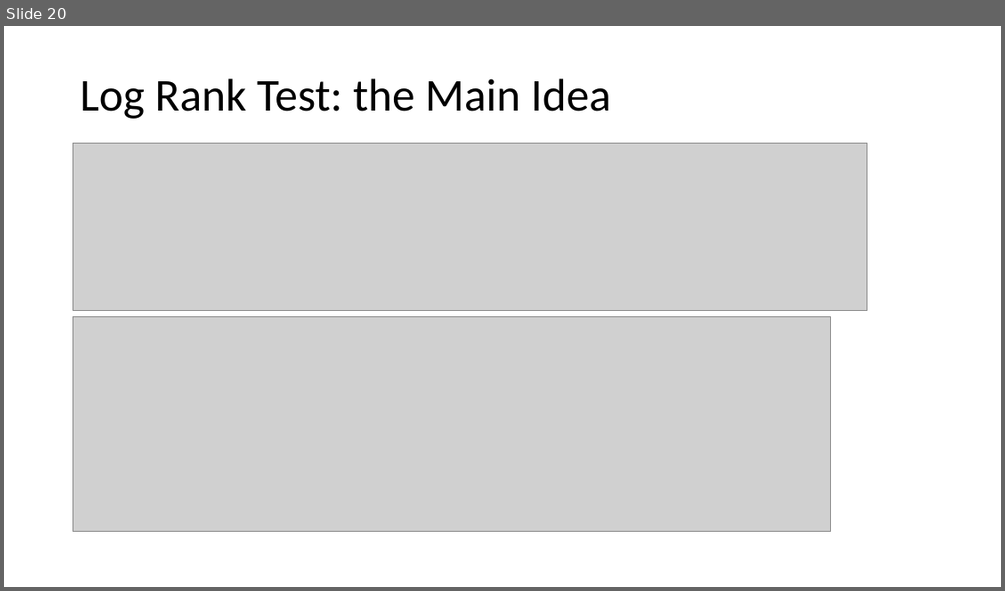
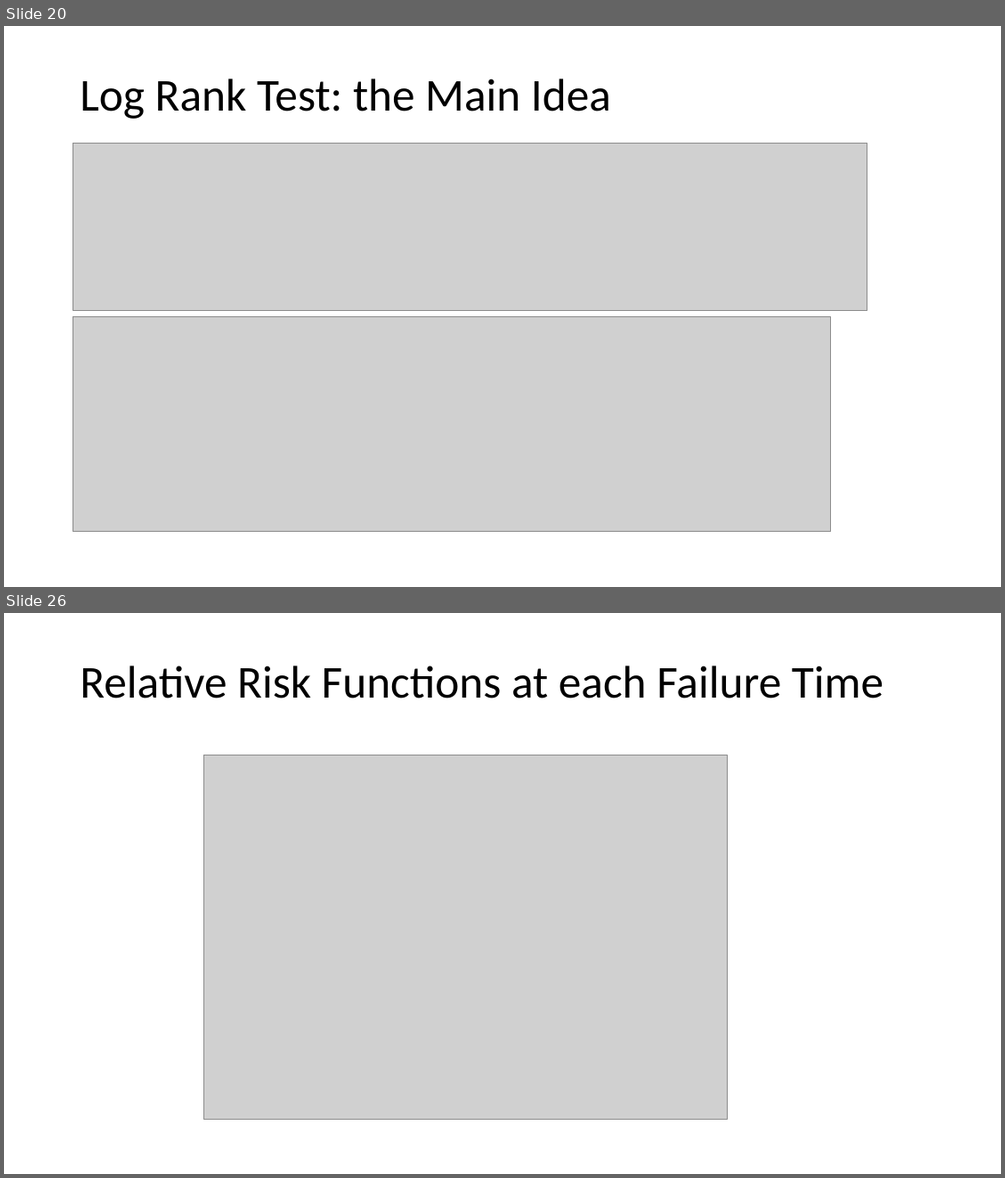
Before and after one commit to tianzheng4/tianzheng4.github.io, a slide deck: _umkc-teaching/slides/Lecture14.pptx. Shown one above the other, each under a label of ours: slide 20 before the commit, slides 20 and 26 after it; the slides between them are not shown. The pictures are 1005x591 and 1005x1178 pixels, drawn with LibreOffice and Linux fonts; fonts in the diff are those of the drawing; grey boxes stand for pictures. Boxes give left, top, right and bottom in pixels: in the first picture for what was removed or moved away, otherwise in the second. Text is boxed around its words. In the diff, an @@ line names an element or a change of style, - is before the commit and + after.

```diff
--- a/_umkc-teaching/slides/Lecture14.pptx
+++ b/_umkc-teaching/slides/Lecture14.pptx
@@ slide 26 added at (x1=4, y1=613, x2=1001, y2=1174), background #FFFFFF @@
@@ title added at (x1=80, y1=666, x2=883, y2=698), 44 pt, text #000000 @@
+Relative Risk Functions at each Failure Time
@@ picture added at (x1=203, y1=755, x2=727, y2=1119) @@
```
Also in this commit, not shown: 6 other slides added, 3 other files.
